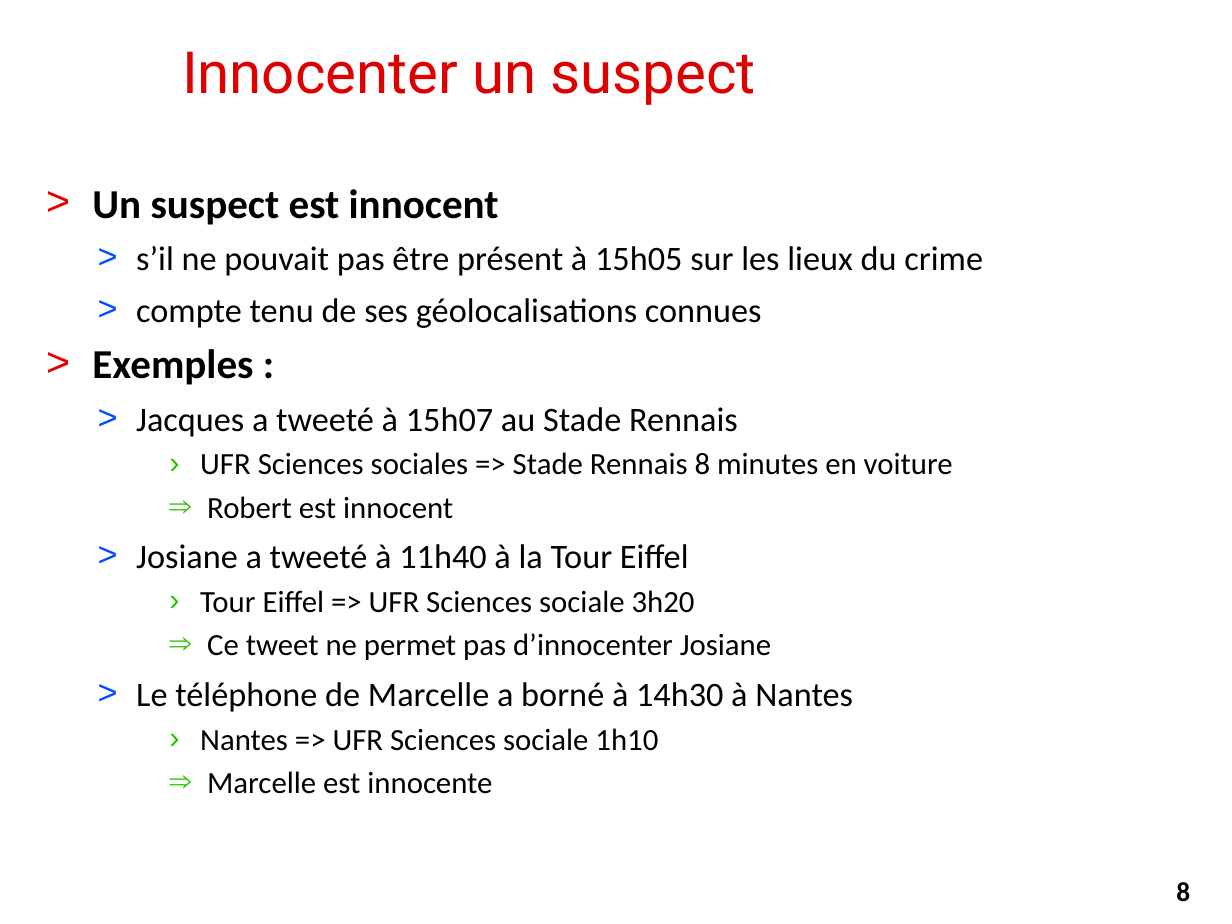
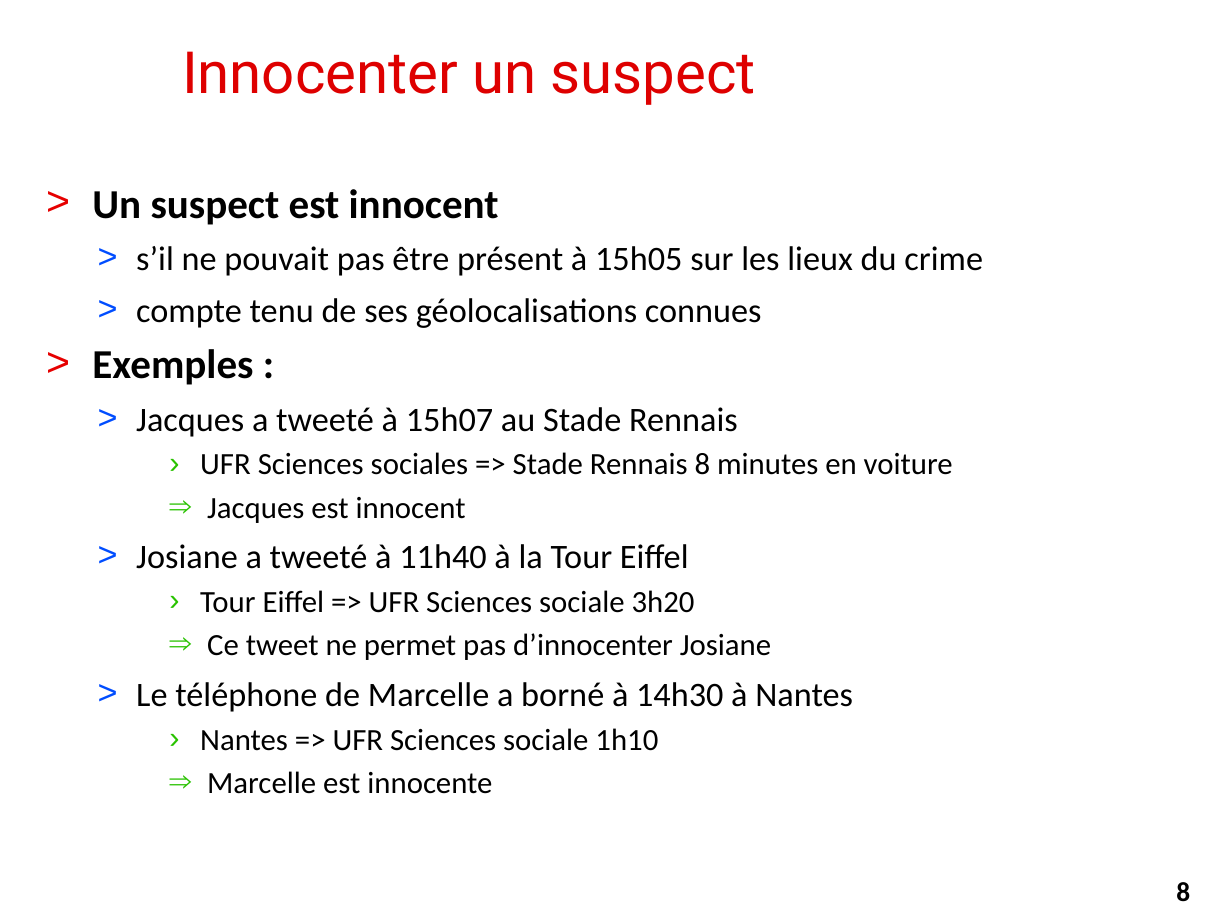
Before and after one commit to alemaitr/python_opendata_l2, a slide deck: slide 8 of pres_projet.pptx. Drawn at 1232x924 pixels with LibreOffice and Linux fonts; fonts in the diff are those of the drawing; background and template pictures are left out. Boxes give left, top, right and bottom in pixels: in the first picture for what was removed or moved away, otherwise in the second. Text is boxed around its words. In the diff, an @@ line names an element or a change of style, - is before the commit and + after.

```diff
--- a/pres_projet.pptx
+++ b/pres_projet.pptx
@@ text at (207, 497, 466, 523): text changed @@
-    ⇒ Robert est innocent
+    ⇒ Jacques est innocent
```
Also in this commit, not shown: 2 other slides changed, 2 other files.
